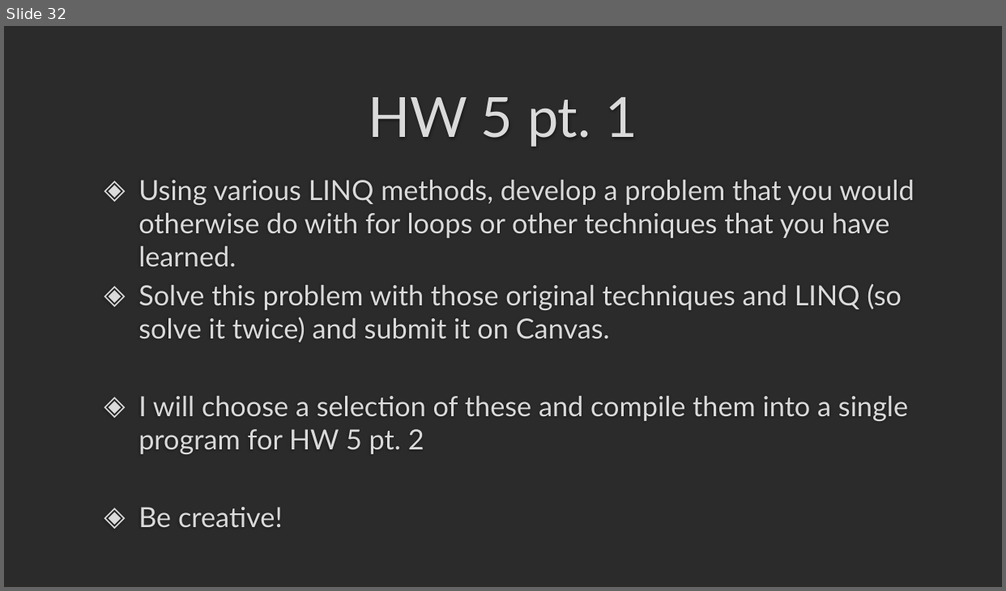
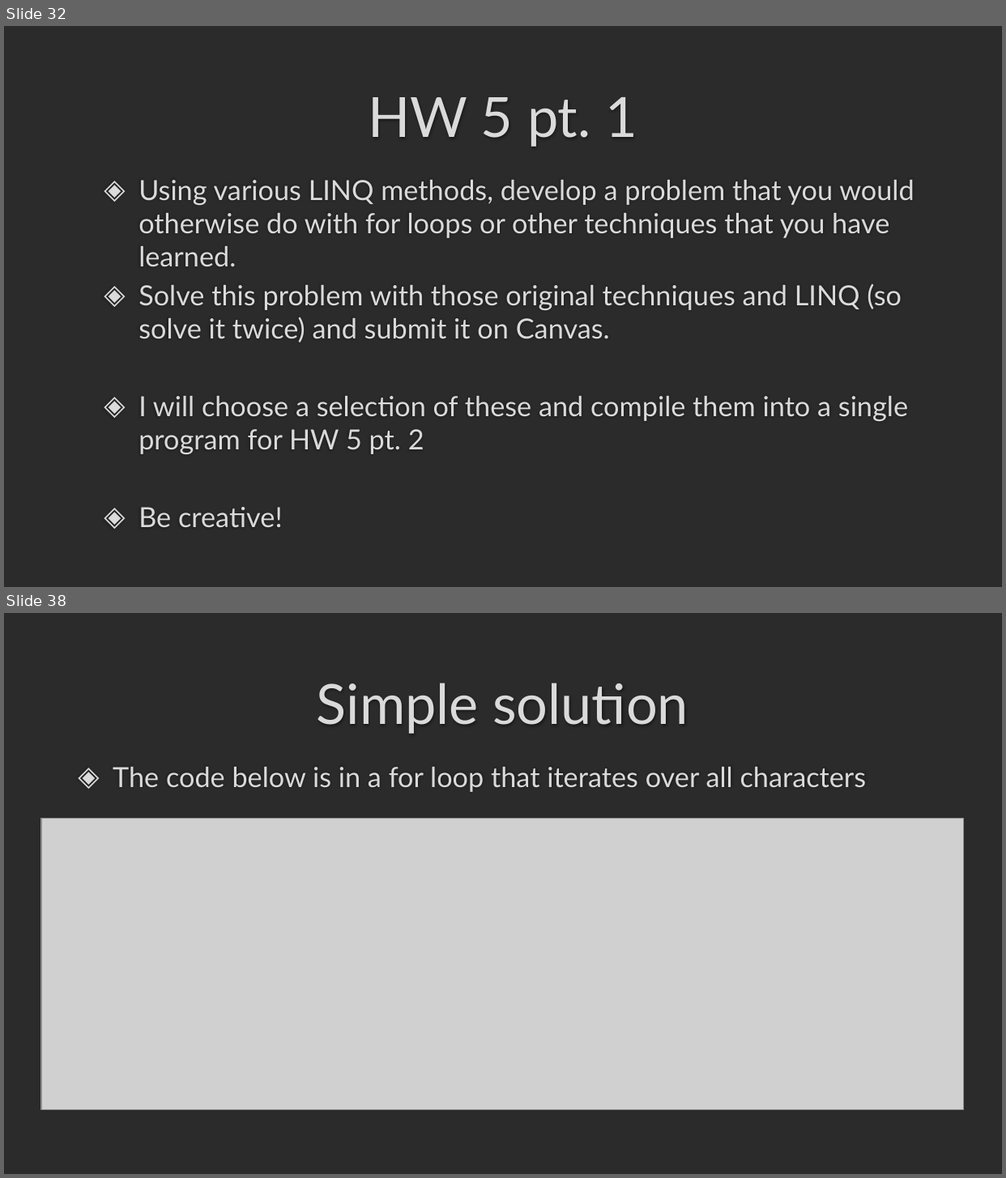
Before and after one commit to darrare/CS-3020, a slide deck: Documents/Powerpoints/5.0 LINQ and Lambda Expressions.pptx. Shown one above the other, each under a label of ours: slide 32 before the commit, slides 32 and 38 after it; the slides between them are not shown. The pictures are 1006x591 and 1006x1178 pixels, drawn with LibreOffice and Linux fonts; fonts in the diff are those of the drawing; grey boxes stand for pictures; background and template pictures are left out; a plain dark background stands for a picture behind light text. Boxes give left, top, right and bottom in pixels: in the first picture for what was removed or moved away, otherwise in the second. Text is boxed around its words. In the diff, an @@ line names an element or a change of style, - is before the commit and + after.

```diff
--- a/Documents/Powerpoints/5.0 LINQ and Lambda Expressions.pptx
+++ b/Documents/Powerpoints/5.0 LINQ and Lambda Expressions.pptx
@@ slide 38 added at <box>4,613,1002,1174</box>, background picture (left out) @@
@@ title added at <box>317,683,688,734</box>, 40 pt, text #DADADA @@
+Simple solution
@@ text added at <box>113,767,867,792</box>, 20 pt, text #DADADA @@
+◈ The code below is in a for loop that iterates over all characters
@@ picture added at <box>41,819,963,1110</box> @@
```
Also in this commit, not shown: 10 other slides added, 27 other files.
